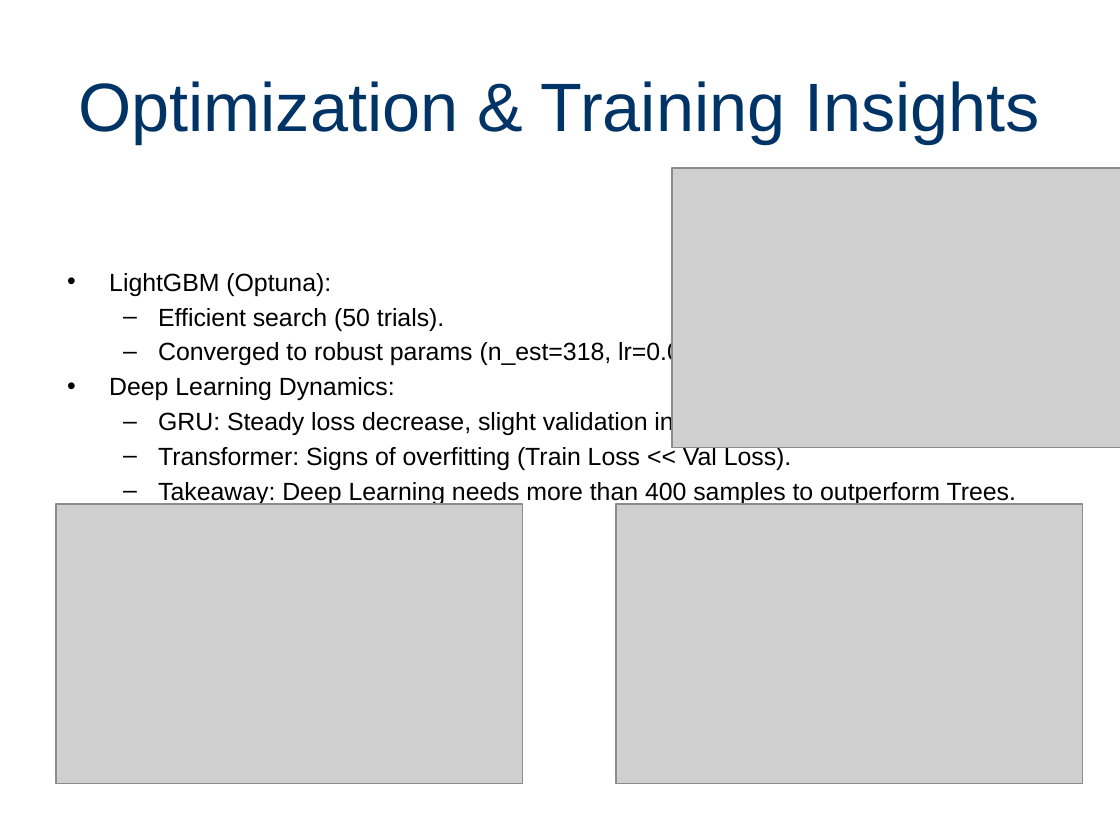
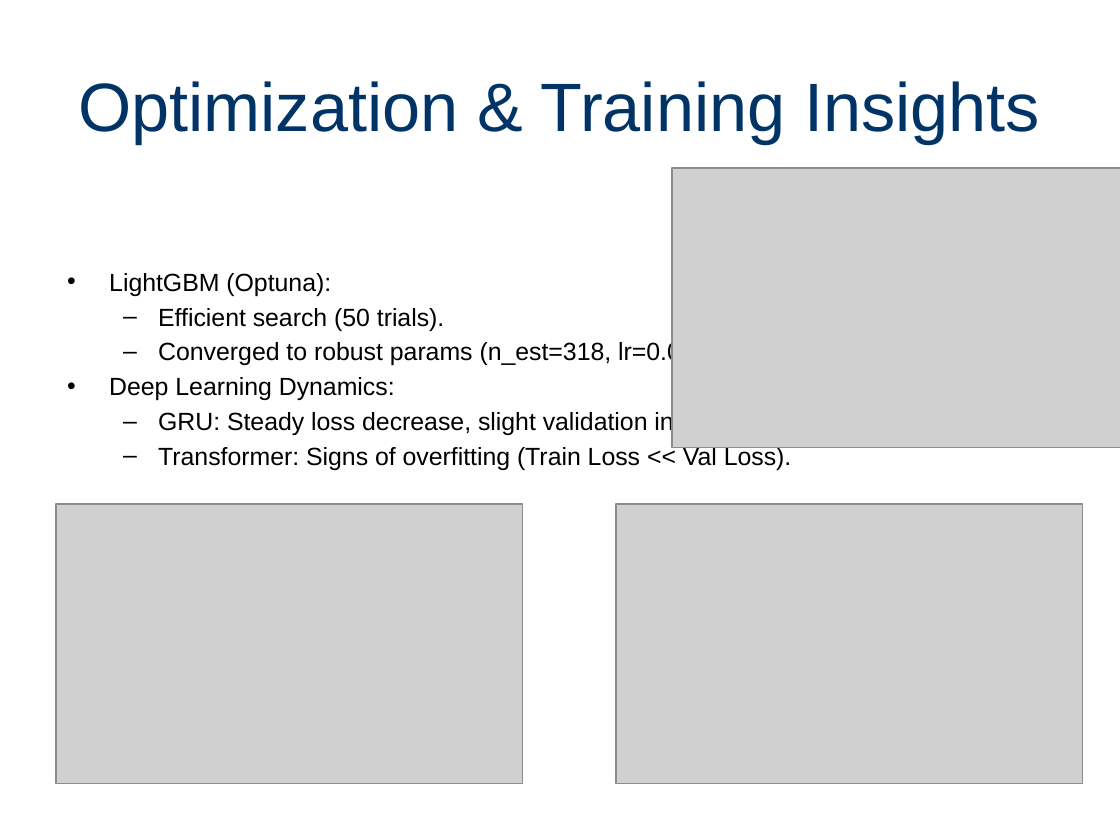
Before and after one commit to Paulino-Cristovao/churn_predictions, a slide deck: slide 6 of Presentations_Resultats_Projet.pptx. Drawn at 1120x840 pixels with LibreOffice and Linux fonts; fonts in the diff are those of the drawing; grey boxes stand for pictures. Boxes give left, top, right and bottom in pixels: in the first picture for what was removed or moved away, otherwise in the second. Text is boxed around its words. In the diff, an @@ line names an element or a change of style, - is before the commit and + after.

```diff
--- a/Presentations_Resultats_Projet.pptx
+++ b/Presentations_Resultats_Projet.pptx
@@ text at bbox=[158, 482, 1016, 506]: paragraph removed @@
-  – Takeaway: Deep Learning needs more than 400 samples to outperform Trees.
```
Also in this commit, not shown: 5 other slides changed, 1 slide added, 1 slide removed, 1 other file.
